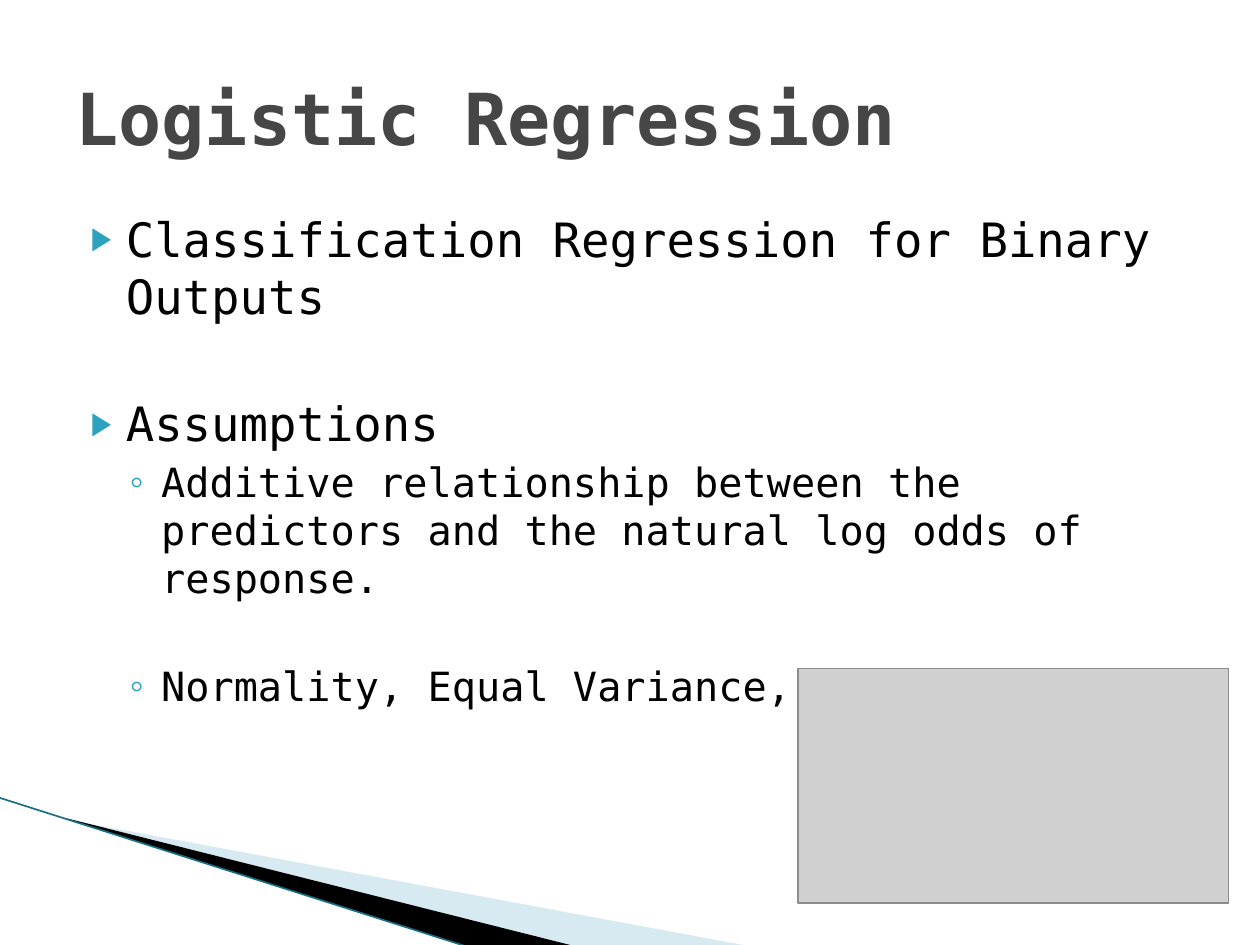
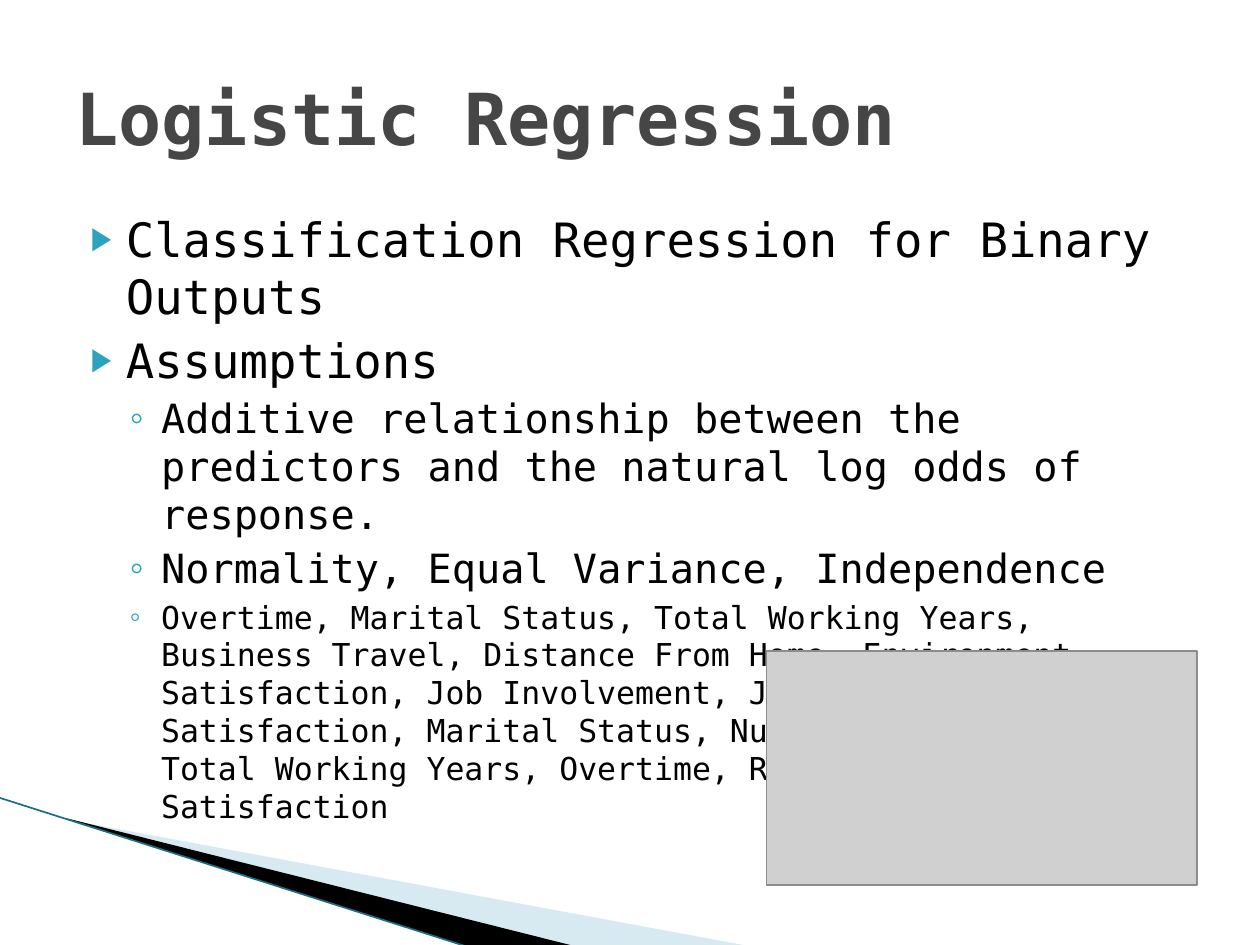
Before and after one commit to DataTex1/CaseStudy2, a slide deck: slide 11 of DDS Attrition Analysis.pptx (slide 10 before the commit). Drawn at 1260x945 pixels with LibreOffice and Linux fonts; fonts in the diff are those of the drawing; grey boxes stand for pictures; background and template pictures are left out. Boxes give left, top, right and bottom in pixels: in the first picture for what was removed or moved away, otherwise in the second. Text is boxed around its words. In the diff, an @@ line names an element or a change of style, - is before the commit and + after.

```diff
--- a/DDS Attrition Analysis.pptx
+++ b/DDS Attrition Analysis.pptx
@@ text at [161,605,1072,819]: paragraph added @@
+  ◦ Overtime, Marital Status, Total Working Years, Business Travel, Distance From Home, Environment Satisfaction, Job Involvement, Job Role, Job Satisfaction, Marital Status, Num Companies Worked, Total Working Years, Overtime, Relationship Satisfaction
@@ picture: place and size @@
-picture at [798,669,1228,903]
+picture at [766,651,1197,886]
```
Also in this commit, not shown: 2 other slides changed, 1 slide added.
